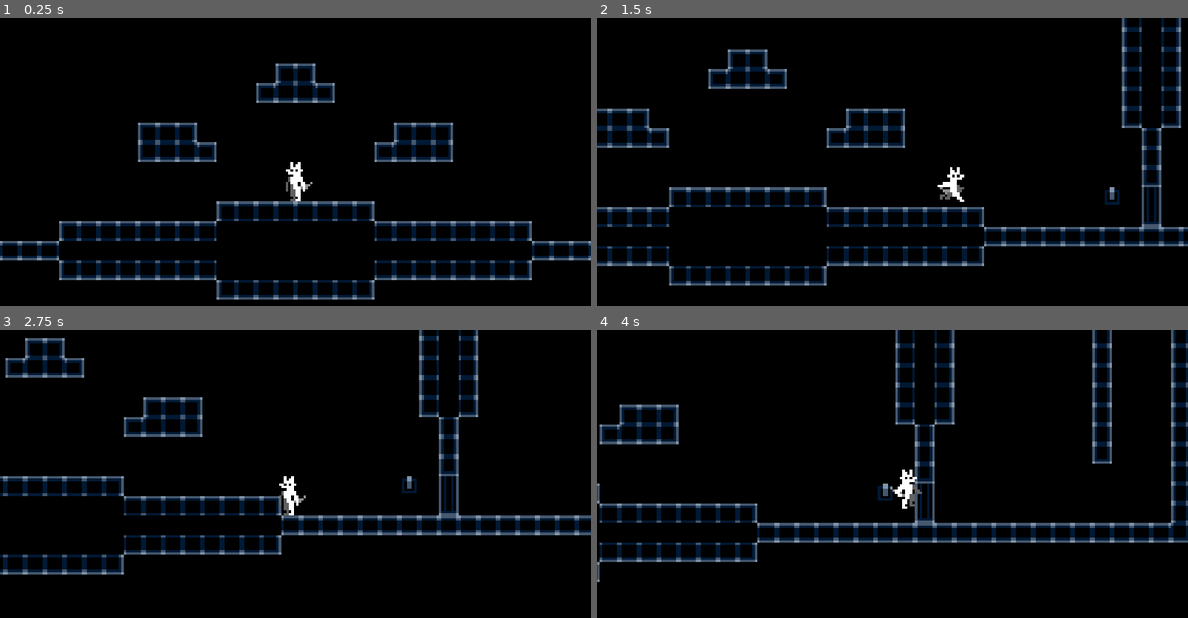
Above: before the commit, frames 1-4 (two rows, left to right).
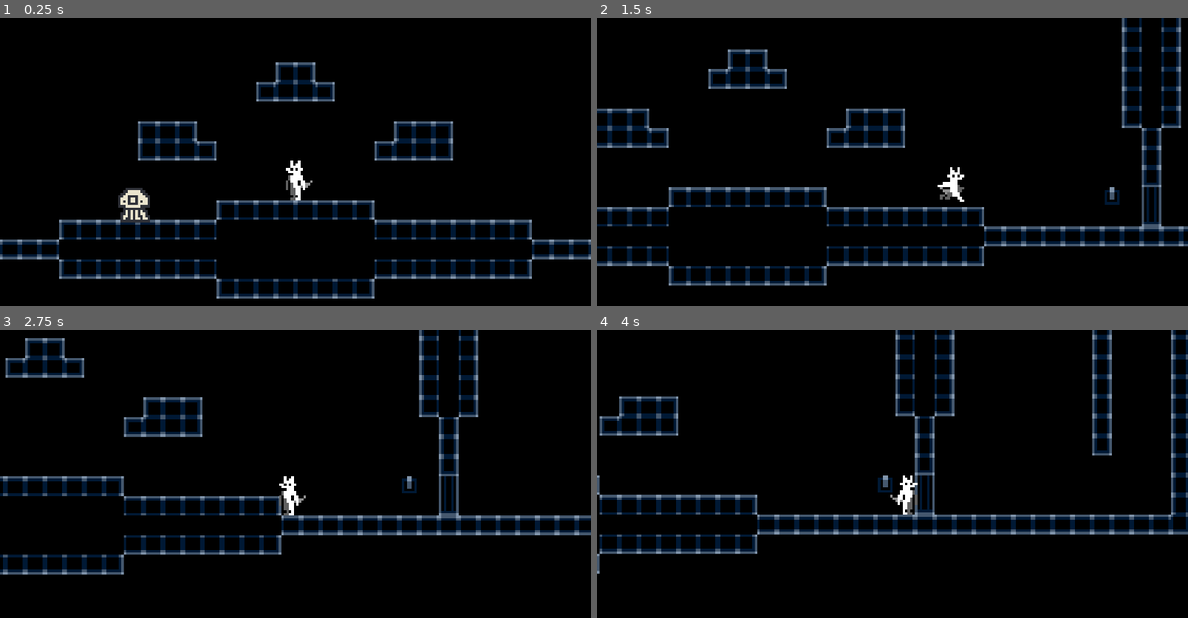
Above: after the commit, the same moments.

Repository: AdrienS16/Game-Jam-Game
Game: Godot game, scene res://main.tscn
The game is run twice, just before and just after one commit, with the same random seed, the same clock (stepped at 60 frames per second) and the same inputs.
Inputs (mouse positions are in pixels of both pictures, inside the frame that each line leads up to):
- Up to frame 1 (0.25 s): no input
- Up to frame 2 (1.5 s): move the mouse to (1022, 167) at 0.52 s; hold D (move_right) from 0.53 s (still down); tap E (interact) at 0.6, 1.35 s; click (1022, 167) at 0.67 s; tap W (jump) at 0.77 s; move the mouse to (774, 199) at 1.27 s
- Up to frame 3 (2.75 s): tap W (jump) at 1.52 s; move the mouse to (354, 422) at 2.02 s; release D (move_right) at 2.03 s; hold A (move_left) from 2.03 s (still down); tap E (interact) at 2.1 s
- Up to frame 4 (4 s): move the mouse to (862, 563) at 2.77 s; release A (move_left) at 2.78 s; hold D (move_right) from 2.78 s (still down); tap E (interact) at 2.85, 3.6 s; click (862, 563) at 2.92 s; tap W (jump) at 3.02, 3.77 s; move the mouse to (1069, 546) at 3.52 s

The runs differ from the first frame. In frame 1, 5.8% of the frame differs, in the area x 0-100%, y 15-98%; in frame 2, 0.3%; in frame 3, less than 0.1%; in frame 4, 14%, in the area x 0-100%, y 0-88%.
Error after the commit: Stack overflow. Check for infinite recursion in your script. (res://scripts/player.gd:176)

Commit message:
Added rudimentary enemy

Diff:
--- /dev/null
+++ b/character_body_2d.tscn
@@ -0,0 +1,45 @@
+[gd_scene format=3 uid="uid://dg2nl6hm8tsb5"]
+
+[ext_resource type="Texture2D" uid="uid://bnq8qeyrsmtej" path="res://assets/art_atlas.png" id="1_f50pn"]
+
+[sub_resource type="RectangleShape2D" id="RectangleShape2D_nps2w"]
+size = Vector2(4, 1)
+
+[sub_resource type="RectangleShape2D" id="RectangleShape2D_85p78"]
+size = Vector2(11, 12)
+
+[node name="CharacterBody2D" type="CharacterBody2D" unique_id=2136230478]
+
+[node name="Sprite2D" type="Sprite2D" parent="." unique_id=271196945]
+texture_filter = 1
+texture = ExtResource("1_f50pn")
+region_enabled = true
+region_rect = Rect2(0, 0, 16, 16)
+
+[node name="CollisionShape2D" type="CollisionShape2D" parent="." unique_id=815194379]
+position = Vector2(0, 6.5)
+shape = SubResource("RectangleShape2D_nps2w")
+
+[node name="Area2D" type="Area2D" parent="." unique_id=144178779]
+
+[node name="CollisionShape2D" type="CollisionShape2D" parent="Area2D" unique_id=1948852856]
+position = Vector2(0, 1)
+shape = SubResource("RectangleShape2D_85p78")
+
+[node name="leftray" type="RayCast2D" parent="." unique_id=1571422196]
+position = Vector2(-7, 6)
+target_position = Vector2(0, 5)
+hit_from_inside = true
+
+[node name="rightray" type="RayCast2D" parent="." unique_id=1457353905]
+position = Vector2(7, 6)
+target_position = Vector2(0, 5)
+hit_from_inside = true
+
+[node name="leftwallray" type="RayCast2D" parent="." unique_id=646630125]
+position = Vector2(-7, 2)
+target_position = Vector2(-2, 0)
+
+[node name="rightwallray" type="RayCast2D" parent="." unique_id=606727166]
+position = Vector2(7, 2)
+target_position = Vector2(2, 0)
--- /dev/null
+++ b/emenies.gd
@@ -0,0 +1,35 @@
+extends CharacterBody2D
+
+@onready var player_node: CharacterBody2D = get_parent().get_node("Player")
+
+var speed: float = 35.0
+var gravity = 15
+
+@export_range(-1, 1) var dir: int = 1
+
+func _ready() -> void:
+	if dir == 0:
+		dir = 1
+	$Sprite2D.flip_h = false if dir == 1 else true
+
+func _physics_process(delta: float) -> void:
+	if dir == 1 and (!$rightray.is_colliding() or $rightwallray.is_colliding()):
+		$Sprite2D.flip_h = true
+		dir = 0
+		_wait_dir_change(-1)
+	if dir == -1 and (!$leftray.is_colliding() or $leftwallray.is_colliding()):
+		$Sprite2D.flip_h = false
+		dir = 0
+		_wait_dir_change(1)
+
+	velocity.x = lerp(velocity.x, dir * speed, 10.0*delta)
+	velocity.y += gravity
+	move_and_slide()
+
+func _wait_dir_change(desired_dir: int):
+	await get_tree().create_timer(0.5).timeout
+	dir = desired_dir
+
+func _on_area_2d_body_entered(body: Node2D) -> void:
+	if body == player_node:
+		get_tree().call_deferred("reload_current_scene")
--- /dev/null
+++ b/emenies.tscn
@@ -0,0 +1,50 @@
+[gd_scene format=3 uid="uid://b4hq1g7taj6w8"]
+
+[ext_resource type="Texture2D" uid="uid://bnq8qeyrsmtej" path="res://assets/art_atlas.png" id="1_6vf0v"]
+[ext_resource type="Script" uid="uid://p6xqw8gkwivw" path="res://emenies.gd" id="1_40qkg"]
+
+[sub_resource type="RectangleShape2D" id="RectangleShape2D_nps2w"]
+size = Vector2(4, 1)
+
+[sub_resource type="RectangleShape2D" id="RectangleShape2D_85p78"]
+size = Vector2(11, 12)
+
+[node name="CharacterBody2D" type="CharacterBody2D" unique_id=2136230478]
+script = ExtResource("1_40qkg")
+
+[node name="Sprite2D" type="Sprite2D" parent="." unique_id=271196945]
+texture_filter = 1
+texture = ExtResource("1_6vf0v")
+region_enabled = true
+region_rect = Rect2(0, 0, 16, 16)
+
+[node name="CollisionShape2D" type="CollisionShape2D" parent="." unique_id=815194379]
+position = Vector2(0, 6.5)
+shape = SubResource("RectangleShape2D_nps2w")
+
+[node name="Area2D" type="Area2D" parent="." unique_id=144178779]
+collision_mask = 3
+
+[node name="CollisionShape2D" type="CollisionShape2D" parent="Area2D" unique_id=1948852856]
+position = Vector2(0, 1)
+shape = SubResource("RectangleShape2D_85p78")
+
+[node name="leftray" type="RayCast2D" parent="." unique_id=1571422196]
+position = Vector2(-7, 6)
+target_position = Vector2(0, 5)
+hit_from_inside = true
+
+[node name="rightray" type="RayCast2D" parent="." unique_id=1457353905]
+position = Vector2(7, 6)
+target_position = Vector2(0, 5)
+hit_from_inside = true
+
+[node name="leftwallray" type="RayCast2D" parent="." unique_id=646630125]
+position = Vector2(-7, 2)
+target_position = Vector2(-2, 0)
+
+[node name="rightwallray" type="RayCast2D" parent="." unique_id=606727166]
+position = Vector2(7, 2)
+target_position = Vector2(2, 0)
+
+[connection signal="body_entered" from="Area2D" to="." method="_on_area_2d_body_entered"]
--- /dev/null
+++ b/enemies.tscn
@@ -0,0 +1,5 @@
+[gd_scene format=3 uid="uid://cnm40m5h7y7t4"]
+
+[node name="CharacterBody2D" type="CharacterBody2D" unique_id=2136230478]
+
+[node name="Sprite2D" type="Sprite2D" parent="." unique_id=271196945]
--- a/main.tscn
+++ b/main.tscn
@@ -6,6 +6,7 @@
 [ext_resource type="PackedScene" uid="uid://3r0jymdyx8yn" path="res://scenes/lever.tscn" id="4_1bvp3"]
 [ext_resource type="PackedScene" uid="uid://dxrgjfe840k4r" path="res://scenes/sliding_door.tscn" id="5_lquwl"]
 [ext_resource type="PackedScene" uid="uid://lawscq4ipyf2" path="res://scenes/door.tscn" id="6_7mycd"]
+[ext_resource type="PackedScene" uid="uid://b4hq1g7taj6w8" path="res://emenies.tscn" id="7_272bh"]
 
 [node name="Node2D" type="Node2D" unique_id=697596494]
 
@@ -21,7 +22,8 @@
 followSpeed = 3.0
 
 [node name="Player" parent="." unique_id=1804839302 instance=ExtResource("3_h2yge")]
-position = Vector2(0, -7)
+position = Vector2(0, -6)
+collision_layer = 2
 wall_slide_speed = 30.0
 grapple_accel = 10.0
 
@@ -35,5 +37,8 @@
 [node name="Door" parent="." unique_id=1449446211 instance=ExtResource("6_7mycd")]
 position = Vector2(-164, 8)
 
+[node name="Enemy" parent="." unique_id=2136230478 instance=ExtResource("7_272bh")]
+position = Vector2(-65, 1)
+
 [connection signal="unused" from="Lever" to="SlidingDoor" method="close_door"]
 [connection signal="used" from="Lever" to="SlidingDoor" method="open_door"]
Binary file added: assets/art_atlas.png
Not shown, added: assets/art_atlas.png.import
Not shown, added: assets/battery-gague@4x.png.import
Not shown, added: emenies.gd.uid
